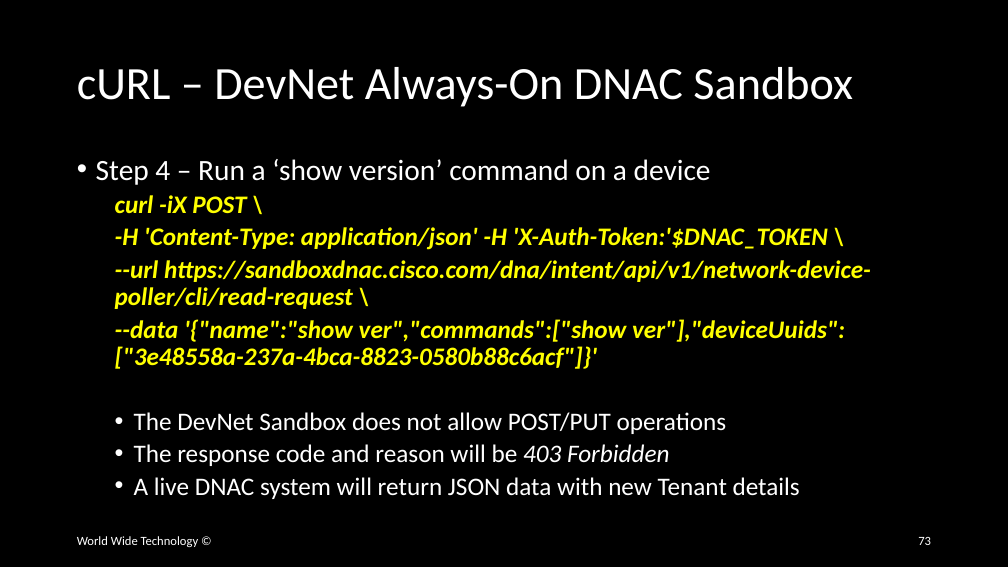
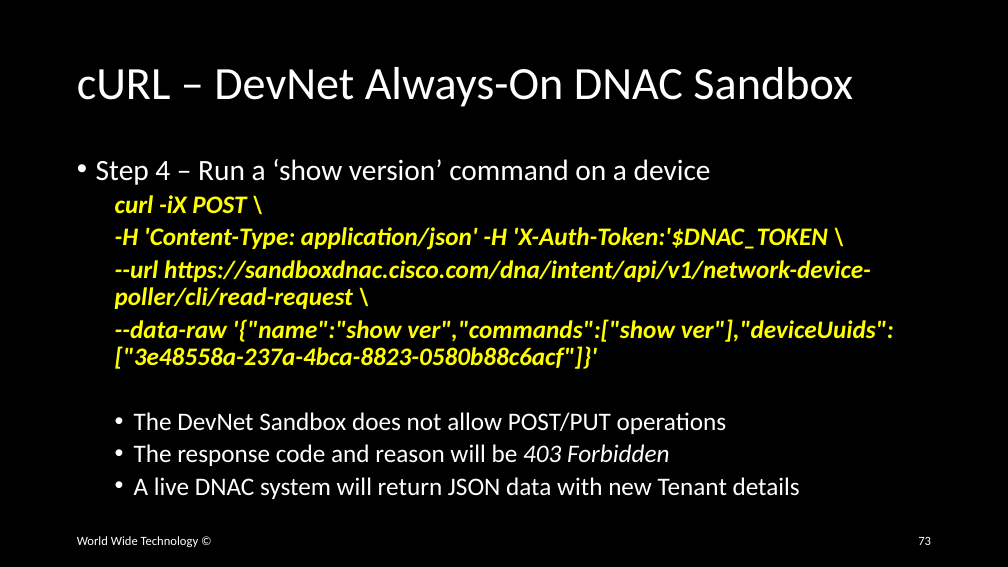
Before and after one commit to wwt/curl-requests-foundations, a slide deck: slide 73 of curl-requests-foundations.pptx. Drawn at 1008x567 pixels with LibreOffice and Linux fonts; fonts in the diff are those of the drawing. Boxes give left, top, right and bottom in pixels: in the first picture for what was removed or moved away, otherwise in the second. Text is boxed around its words. In the diff, an @@ line names an element or a change of style, - is before the commit and + after.

Commit message:
Added Meraki cURL commands

```diff
--- a/curl-requests-foundations.pptx
+++ b/curl-requests-foundations.pptx
@@ text at [115, 319, 894, 369]: text changed @@
-  --data '{"name":"show ver","commands":["show ver"],"deviceUuids":["3e48558a-237a-4bca-8823-0580b88c6acf"]}'
+  --data-raw '{"name":"show ver","commands":["show ver"],"deviceUuids":["3e48558a-237a-4bca-8823-0580b88c6acf"]}'
```
Also in this commit, not shown: 2 other slides changed, 13 slides added.
